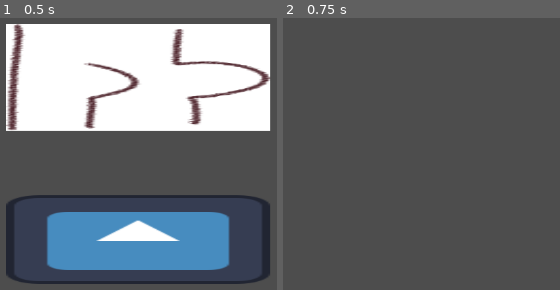
Above: before the commit, frames 1-2 (left to right).
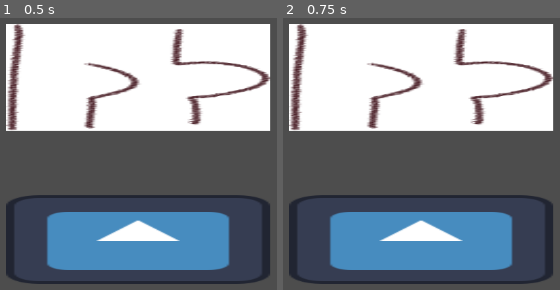
Above: after the commit, the same moments.

Repository: AgonGuri/bopbop4realthistime
Game: Godot game, scene res://Scenes/Menu.tscn
Two runs of this game, one before a commit and one after it. Both use one fixed random seed, a clock stepped at 60 frames per second and the inputs below. The engine's default icon, where the game draws it, is replaced by a stand-in: a white triangle on a blue panel in a dark square.
Inputs (mouse positions are in pixels of both pictures, inside the frame that each line leads up to):
- Up to frame 1 (0.5 s): no input
- Up to frame 2 (0.75 s): click (421, 77) at 0.5 s

Frame 1 is identical in both runs. In frame 2, 55% of the frame differs, in the area x 2-98%, y 2-98%.

Commit message:
Menu Update
Commented out, for compatibility

Diff:
--- a/Scripts/Menu.gd
+++ b/Scripts/Menu.gd
@@ -13,7 +13,8 @@
 
 
 func _on_start_button_pressed() -> void:
-	get_tree().change_scene_to_file("res://Scenes/CutSceneManager.tscn")
+	#Progress to First Cutscene
+	#get_tree().change_scene_to_file("res://Scenes/CutSceneManager.tscn")
 	pass # Replace with function body.
 
 
